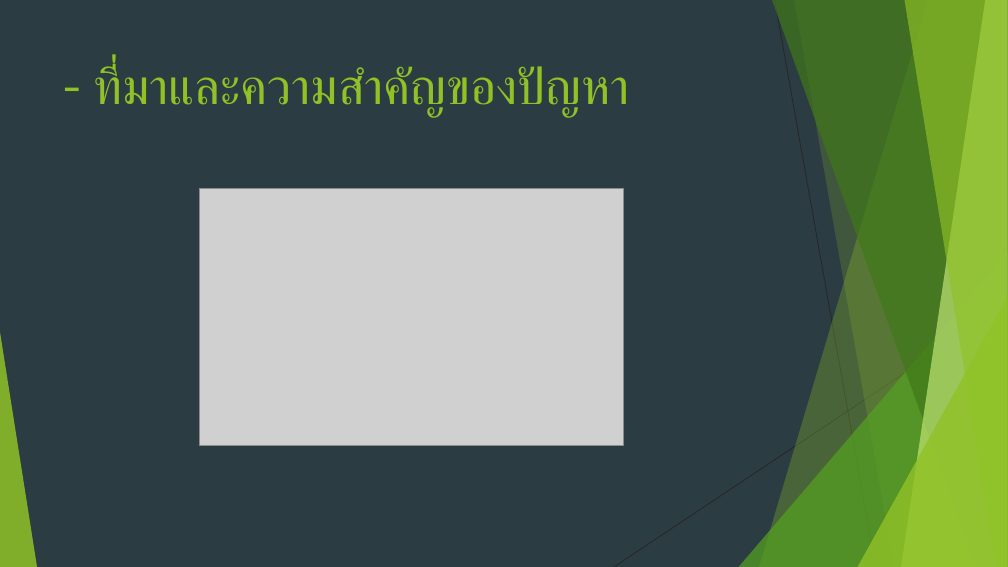
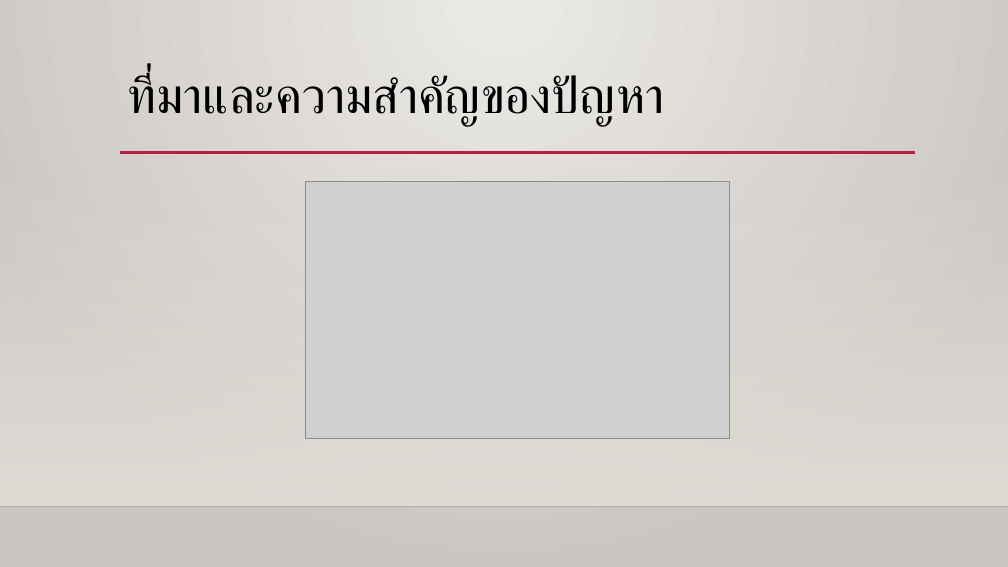
Before and after one commit to MrKriKri/project1, a slide deck: slide 2 of Diabetes Healthy.pptx. Drawn at 1008x567 pixels with LibreOffice and Linux fonts; fonts in the diff are those of the drawing; grey boxes stand for pictures; background and template pictures are left out. Boxes give left, top, right and bottom in pixels: in the first picture for what was removed or moved away, otherwise in the second. Text is boxed around its words. In the diff, an @@ line names an element or a change of style, - is before the commit and + after.

```diff
--- a/Diabetes Healthy.pptx
+++ b/Diabetes Healthy.pptx
@@ background #2C3C43 to gradient #ECEAE7 to #CAC7C1 @@
@@ title at [128,74,664,127]: text changed; font Karla to Calibri; text colour #90C226 to #000000 @@
-- ที่มาและความสำคัญของปัญหา
+ที่มาและความสำคัญของปัญหา
@@ rectangle added at [0,167,1008,507], fill gradient #DFDBD5 @@
@@ line added from (120, 153) to (915, 153), #B71E42 2.5 pt @@
@@ picture: place and size @@
-picture at [200,188,624,445]
+picture at [305,181,729,439]
@@ group removed at [0,0,1008,567]: 5 freeform shapes, 3 triangles, 2 lines @@
@@ line added from (0, 507) to (1008, 507), #000001 1 pt @@
```
Also in this commit, not shown: 4 other slides changed, 13 slides added, 4 slides removed, 2 other files.
